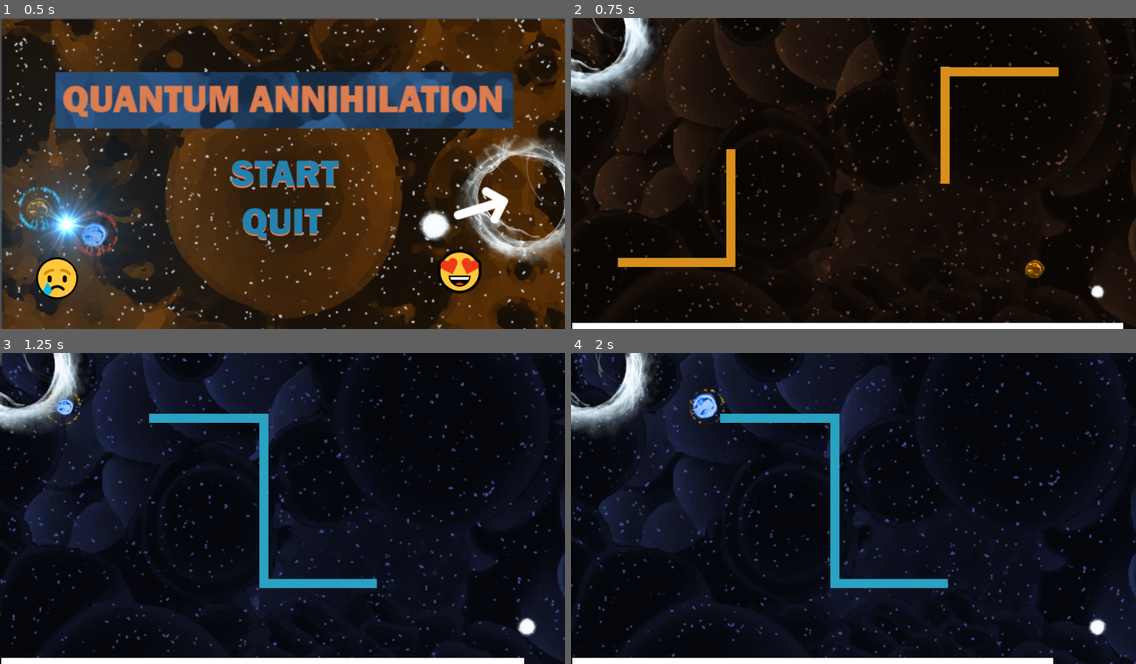
Above: before the commit, frames 1-4 (two rows, left to right).
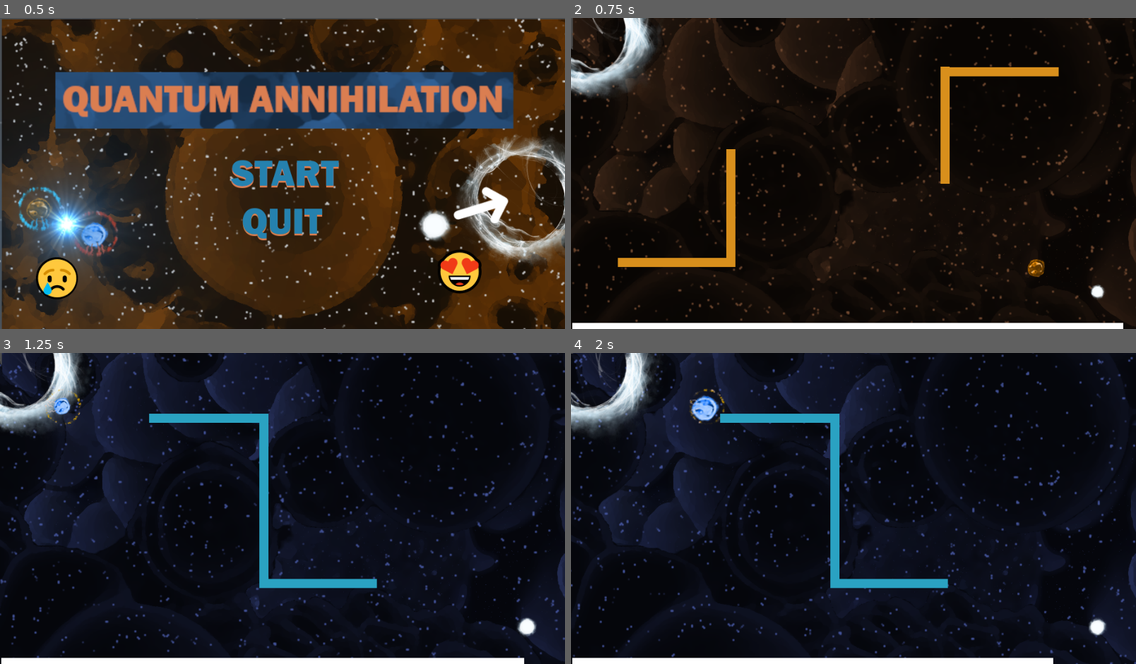
Above: after the commit, the same moments.

Repository: yorak/LD51_Quantum_Annihilation
Game: Godot game, scene res://Menu.tscn
Two runs of this game, one before a commit and one after it. Both use one fixed random seed, a clock stepped at 60 frames per second and the inputs below.
Inputs (mouse positions are in pixels of both pictures, inside the frame that each line leads up to):
- Up to frame 1 (0.5 s): no input
- Up to frame 2 (0.75 s): click (853, 173) at 0.5 s
- Up to frame 3 (1.25 s): no input
- Up to frame 4 (2 s): move the mouse to (977, 492) at 1.27 s; hold D (right) from 1.28 s (still down); click (977, 492) at 1.42 s

Frame 1 is identical in both runs. In frame 2, 0.1% of the frame differs, in the area x 80-84%, y 77-84%; in frame 3, 0.1%; in frame 4, 0.3%, in the area x 21-27%, y 12-22%.

Commit message:
Added quickfix borders

Diff:
--- /dev/null
+++ b/BandaidBorders.tscn
@@ -0,0 +1,33 @@
+[gd_scene format=2]
+
+[node name="BandaidBorders" type="Node2D"]
+__meta__ = {
+"_edit_group_": true,
+"_edit_lock_": true
+}
+
+[node name="Left" type="ColorRect" parent="."]
+margin_left = -388.0
+margin_top = -136.0
+margin_bottom = 665.0
+color = Color( 0.294118, 0.294118, 0.294118, 1 )
+
+[node name="Top" type="ColorRect" parent="."]
+margin_left = -153.0
+margin_top = -312.0
+margin_right = 1088.0
+color = Color( 0.294118, 0.294118, 0.294118, 1 )
+
+[node name="Bottom" type="ColorRect" parent="."]
+margin_left = -153.0
+margin_top = 512.0
+margin_right = 1088.0
+margin_bottom = 829.0
+color = Color( 0.294118, 0.294118, 0.294118, 1 )
+
+[node name="Right" type="ColorRect" parent="."]
+margin_left = 929.0
+margin_top = -136.0
+margin_right = 1350.0
+margin_bottom = 665.0
+color = Color( 0.294118, 0.294118, 0.294118, 1 )
--- a/End.tscn
+++ b/End.tscn
@@ -6,6 +6,7 @@
 [ext_resource path="res://Bubblesfront.gd" type="Script" id=4]
 [ext_resource path="res://assets/backgrounds/LargeParticles2.png" type="Texture" id=5]
 [ext_resource path="res://assets/sounds/PositiveVsNegativeMenu.mp3" type="AudioStream" id=6]
+[ext_resource path="res://BandaidBorders.tscn" type="PackedScene" id=7]
 
 [sub_resource type="DynamicFont" id=1]
 size = 28
@@ -64,3 +65,5 @@
 [node name="AudioStreamPlayer" type="AudioStreamPlayer" parent="."]
 stream = ExtResource( 6 )
 autoplay = true
+
+[node name="BandaidBorders" parent="." instance=ExtResource( 7 )]
--- a/Menu.tscn
+++ b/Menu.tscn
@@ -18,6 +18,7 @@
 [ext_resource path="res://assets/portal.png" type="Texture" id=16]
 [ext_resource path="res://assets/backgrounds/LargeParticles2.png" type="Texture" id=17]
 [ext_resource path="res://Bubblesfront.gd" type="Script" id=18]
+[ext_resource path="res://BandaidBorders.tscn" type="PackedScene" id=19]
 
 [node name="Menu" type="Node2D"]
 script = ExtResource( 7 )
@@ -99,5 +100,7 @@
 rotation = -0.294961
 texture = ExtResource( 12 )
 
+[node name="BandaidBorders" parent="." instance=ExtResource( 19 )]
+
 [connection signal="pressed" from="QuitButton" to="." method="_on_QuitButton_pressed"]
 [connection signal="pressed" from="PlayButton" to="." method="_on_PlayButton_pressed"]
--- a/World.tscn
+++ b/World.tscn
@@ -31,6 +31,7 @@
 [ext_resource path="res://assets/sounds/PositiveVsNegative_V2.mp3" type="AudioStream" id=29]
 [ext_resource path="res://FlagOrGoal.gd" type="Script" id=30]
 [ext_resource path="res://assets/portal.png" type="Texture" id=31]
+[ext_resource path="res://BandaidBorders.tscn" type="PackedScene" id=32]
 
 [sub_resource type="Animation" id=73]
 resource_name = "Curculate"
@@ -453,7 +454,6 @@
 
 [node name="Core" type="AnimatedSprite" parent="Player"]
 frames = SubResource( 25 )
-frame = 3
 playing = true
 
 [node name="Field" type="AnimatedSprite" parent="Player"]
@@ -477,12 +477,12 @@
 
 [node name="Core" type="AnimatedSprite" parent="Monster"]
 frames = SubResource( 24 )
-frame = 1
+frame = 2
 playing = true
 
 [node name="Field" type="AnimatedSprite" parent="Monster"]
 frames = SubResource( 51 )
-frame = 14
+frame = 11
 playing = true
 
 [node name="PlayerSeenTimer" type="Timer" parent="Monster"]
@@ -530,37 +530,7 @@
 position = Vector2( 2, 259 )
 shape = SubResource( 28 )
 
-[node name="BandaidBorders" type="Node2D" parent="LevelBorders"]
-__meta__ = {
-"_edit_group_": true,
-"_edit_lock_": true
-}
-
-[node name="Left" type="ColorRect" parent="LevelBorders/BandaidBorders"]
-margin_left = -388.0
-margin_top = -136.0
-margin_bottom = 665.0
-color = Color( 0.294118, 0.294118, 0.294118, 1 )
-
-[node name="Top" type="ColorRect" parent="LevelBorders/BandaidBorders"]
-margin_left = -153.0
-margin_top = -312.0
-margin_right = 1088.0
-color = Color( 0.294118, 0.294118, 0.294118, 1 )
-
-[node name="Bottom" type="ColorRect" parent="LevelBorders/BandaidBorders"]
-margin_left = -153.0
-margin_top = 512.0
-margin_right = 1088.0
-margin_bottom = 829.0
-color = Color( 0.294118, 0.294118, 0.294118, 1 )
-
-[node name="Right" type="ColorRect" parent="LevelBorders/BandaidBorders"]
-margin_left = 929.0
-margin_top = -136.0
-margin_right = 1350.0
-margin_bottom = 665.0
-color = Color( 0.294118, 0.294118, 0.294118, 1 )
+[node name="BandaidBorders" parent="LevelBorders" instance=ExtResource( 32 )]
 
 [node name="The10sTimer" type="Timer" parent="."]
 wait_time = 10.0
Not shown: 1 places in End.tscn that only renumber resources
Not shown: 1 places in Menu.tscn that only renumber resources
Not shown: 1 places in World.tscn that only renumber resources
Binary file added: deploy/index.apple-touch-icon.png
Not shown, added: deploy/index.apple-touch-icon.png.import
Binary file added: deploy/index.icon.png
Not shown, added: deploy/index.icon.png.import
Binary file added: deploy/index.png
Not shown, added: deploy/index.png.import
Not shown, added: deploy/index.audio.worklet.js
Not shown, added: deploy/index.html
Not shown, added: deploy/index.js
(and 2 more such lines)
